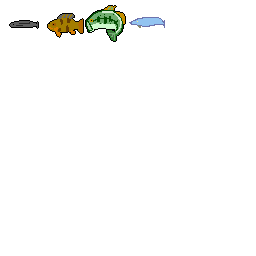
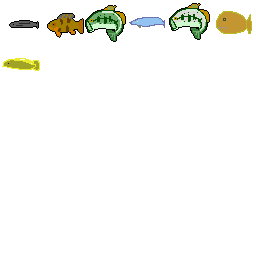
Revision of a layered 256px x 256px image; what changed, layer by layer:
painted on "Layer 1" over 2, 3, 252, 71
